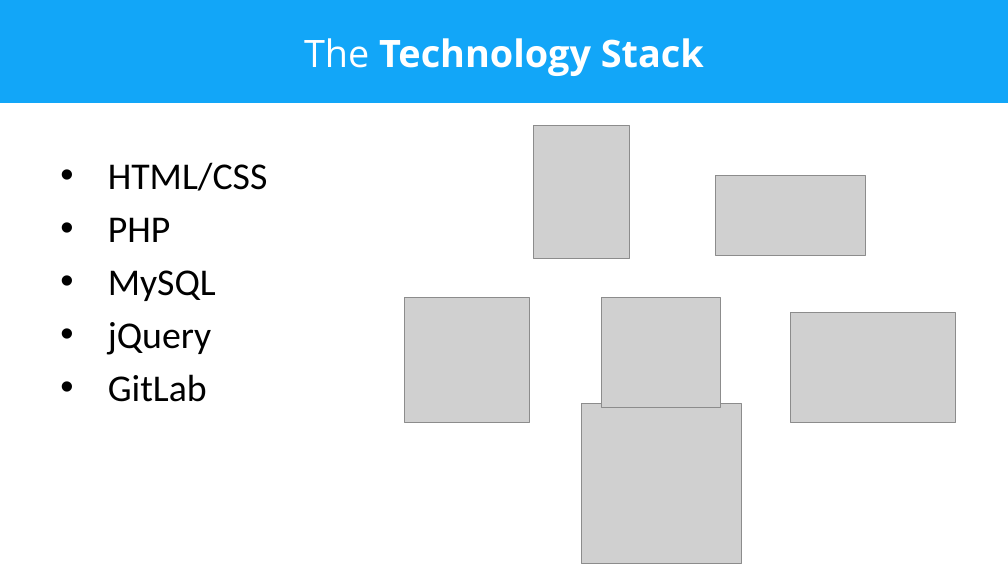
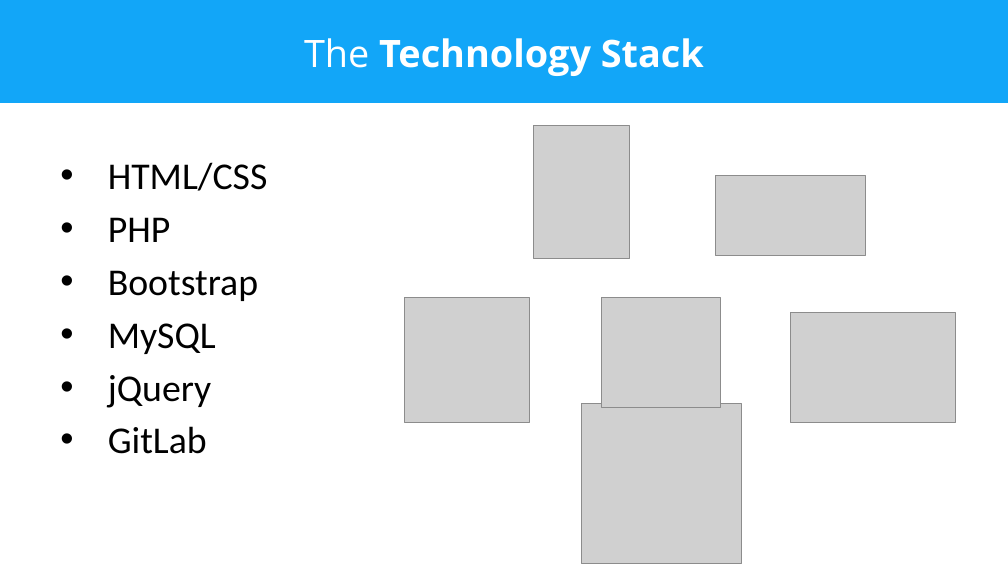
Before and after one commit to frostyseb/ITDP, a slide deck: slide 5 of Documentation/PresentationDeck-NewBlood.pptx. Drawn at 1008x567 pixels with LibreOffice and Linux fonts; fonts in the diff are those of the drawing; grey boxes stand for pictures. Boxes give left, top, right and bottom in pixels: in the first picture for what was removed or moved away, otherwise in the second. Text is boxed around its words. In the diff, an @@ line names an element or a change of style, - is before the commit and + after.

```diff
--- a/Documentation/PresentationDeck-NewBlood.pptx
+++ b/Documentation/PresentationDeck-NewBlood.pptx
@@ text at bbox=[108, 270, 258, 301]: paragraph added @@
+• Bootstrap
```
Also in this commit, not shown: 1 other slide changed.
